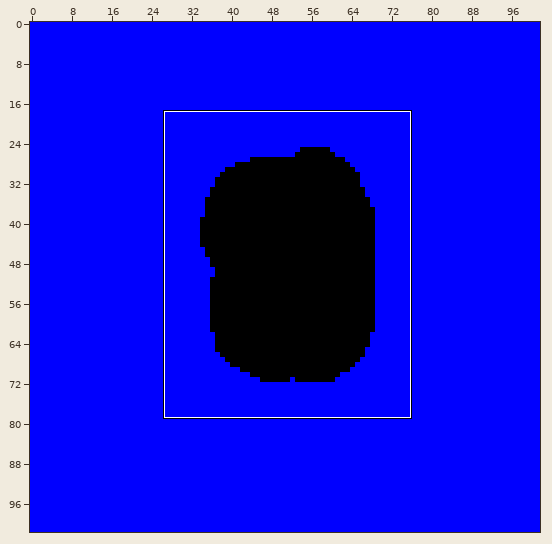
A animated GIF sprite gets an edit: code/outputs/tmp_animations/anim_Hare.gif. The picture above shows the old version from afar; the outline marks the close-up.
Close-up. Before the edit:
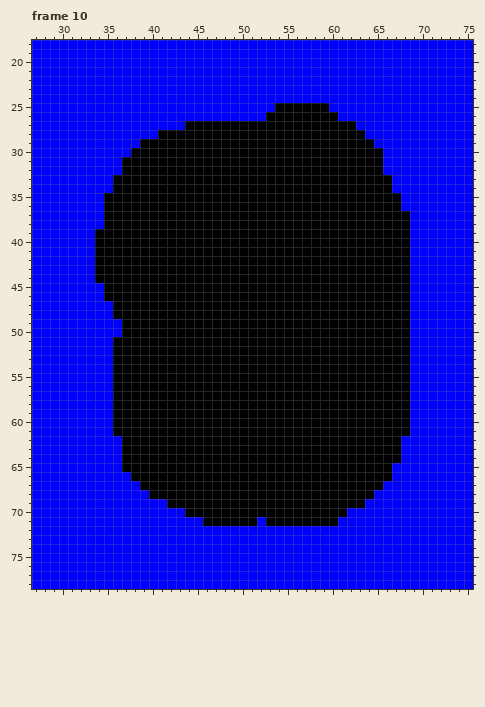
The file is 102x102 pixels, 25 frames. Colours within 5 levels of each other are drawn and written as one. Shown: frame 10: x 27..75, y 18..78. The commit also changed other frames or places, which this record leaves out.
After the commit:
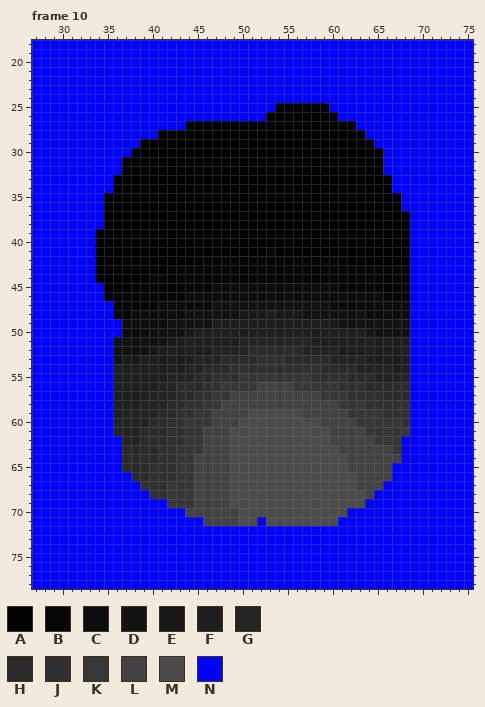
Palette (. is transparent): A #000000  B #060606  C #0c0c0c  D #121212  E #181818  F #1e1e1e  G #242424  H #2a2a2a  J #303030  K #373737  L #424242  M #4b4b4b  N #0000ff
From old to new:
Frame 10:
y 41: x 53 A -> B
y 42: x 46..61 AAAAAAAAAAAAAAAA -> BBBBBBBBBBBBBBBB
y 43: x 42..68 AAAAAAAAAAAAAAAAAAAAAAAAAAA -> BBBBBBBBBBBBBBBBBBBBBBBBBBB
y 44: x 40..68 AAAAAAAAAAAAAAAAAAAAAAAAAAAAA -> BBBBBBBBBBBBBBBBBBBBBBBBBBBBB
y 45: x 38..68 AAAAAAAAAAAAAAAAAAAAAAAAAAAAAAA -> BBBBBBBBBCCCCCCCCCCCCCCBBBBBBBB
y 46: x 36..68 AAAAAAAAAAAAAAAAAAAAAAAAAAAAAAAAA -> BBBBBBBBCCCCCCCCCCCCCCCCCCCCCCBBB
y 47: x 36..68 AAAAAAAAAAAAAAAAAAAAAAAAAAAAAAAAA -> BBBBBCCCCCCDDDDDDDDDDDDDCCCCCCCCC
y 48: x 36..68 AAAAAAAAAAAAAAAAAAAAAAAAAAAAAAAAA -> BBCCCCCCDDDDDDEEEFEEEDDDDDDDCCCCC
y 49: x 37..68 AAAAAAAAAAAAAAAAAAAAAAAAAAAAAAAA -> CCCCCDDDDDFFFFFFFFFFFFFEDDDDDDDD
y 50: x 37..68 AAAAAAAAAAAAAAAAAAAAAAAAAAAAAAAA -> CCCDDDDEFFFFFFFFFFFFFFFFFFFEDDDD
y 51: x 36..68 AAAAAAAAAAAAAAAAAAAAAAAAAAAAAAAAA -> DDDDDDEFFFFFFFGGGGGGGGFFFFFFFFFFF
y 52: x 36..68 AAAAAAAAAAAAAAAAAAAAAAAAAAAAAAAAA -> DDDDEFFFFFFGGGGHHHHHHGGGGFFFFFFFF
y 53: x 36..68 AAAAAAAAAAAAAAAAAAAAAAAAAAAAAAAAA -> DEEFFFFFFGGGHHHHJJJHHHHHGGGGFFFFF
y 54: x 36..68 AAAAAAAAAAAAAAAAAAAAAAAAAAAAAAAAA -> FFFFFFFFGGHHHJJJJJJJJJJHHHHGGGGFF
y 55: x 36..68 AAAAAAAAAAAAAAAAAAAAAAAAAAAAAAAAA -> FFFFFFGGGHHJJJKKKKKKKKJJJJHHHGGGG
y 56: x 36..68 AAAAAAAAAAAAAAAAAAAAAAAAAAAAAAAAA -> FFFFFGGHHHJJKKKKLLLLKKKKKJJJHHHHH
y 57: x 36..68 AAAAAAAAAAAAAAAAAAAAAAAAAAAAAAAAA -> FFFFGGGHHJJKKLLLLLLLLLLKKKJJJJHHH
y 58: x 36..68 AAAAAAAAAAAAAAAAAAAAAAAAAAAAAAAAA -> FFFGGGHHJJKKLLLLLLLLLLLLLKKKJJJJJ
y 59: x 36..68 AAAAAAAAAAAAAAAAAAAAAAAAAAAAAAAAA -> FGGGGHHJJKKLLLLMMMMMMLLLLLKKKKJJJ
y 60: x 36..68 AAAAAAAAAAAAAAAAAAAAAAAAAAAAAAAAA -> GGGGHHJJKKKLLLMMMMMMMMMLLLLKKKKKJ
y 61: x 36..68 AAAAAAAAAAAAAAAAAAAAAAAAAAAAAAAAA -> GGGHHHJJKKLLLMMMMMMMMMMMLLLLKKKKK
y 62: x 37..67 AAAAAAAAAAAAAAAAAAAAAAAAAAAAAAA -> GGHHHJJKKLLLMMMMMMMMMMMLLLLLKKK
y 63: x 37..67 AAAAAAAAAAAAAAAAAAAAAAAAAAAAAAA -> HHHHJJKKKLLLMMMMMMMMMMMMLLLLLLK
y 64: x 37..67 AAAAAAAAAAAAAAAAAAAAAAAAAAAAAAA -> HHHHJJKKLLLLMMMMMMMMMMMMMLLLLLL
y 65: x 37..66 AAAAAAAAAAAAAAAAAAAAAAAAAAAAAA -> HHHJJJKKLLLLMMMMMMMMMMMMMLLLLL
y 66: x 38..66 AAAAAAAAAAAAAAAAAAAAAAAAAAAAA -> HHJJJKKLLLLMMMMMMMMMMMMMMLLLL
y 67: x 39..65 AAAAAAAAAAAAAAAAAAAAAAAAAAA -> JJJKKKLLLLMMMMMMMMMMMMMMLLL
y 68: x 40..64 AAAAAAAAAAAAAAAAAAAAAAAAA -> JJKKKLLLLMMMMMMMMMMMMMMML
y 69: x 42..63 AAAAAAAAAAAAAAAAAAAAAA -> KKKLLLLMMMMMMMMMMMMMMM
y 70: x 44..61 AAAAAAAAAAAAAAAAAA -> LLLLLLMMMMMMMMMMMM
y 71: x 46..51 AAAAAA -> LLLLMM; x 53..60 AAAAAAAA -> MMMMMMMM
Boxes around the changes in both close-ups, in picture pixels (x1, y1, x2, y2):
changed: (113, 247, 410, 526)
